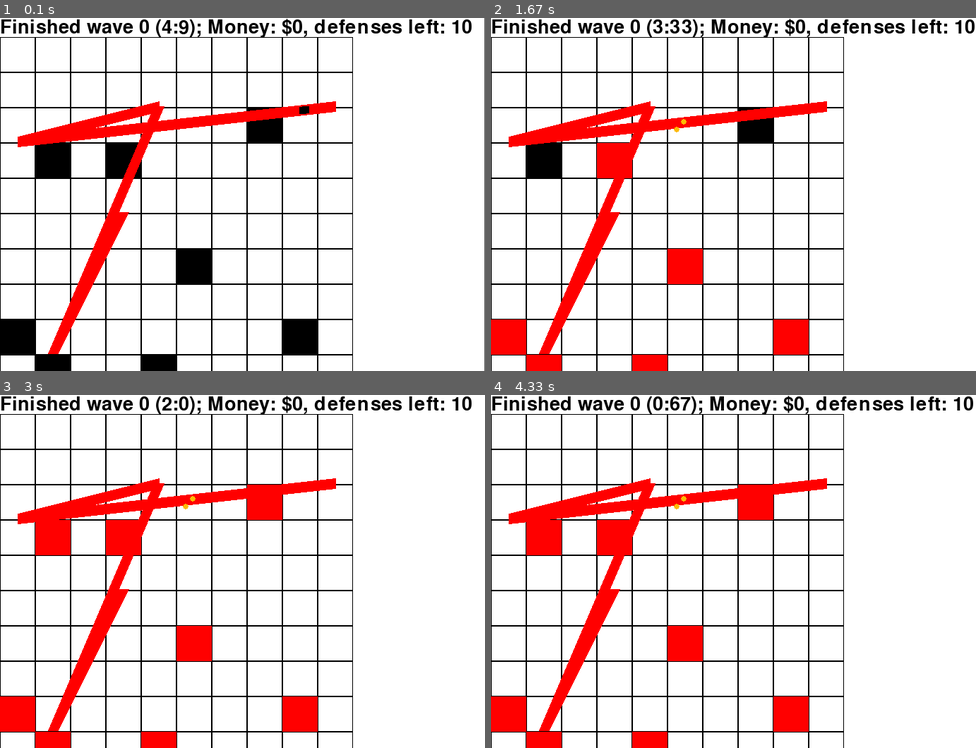
Above: before the commit, frames 1-4 (two rows, left to right).
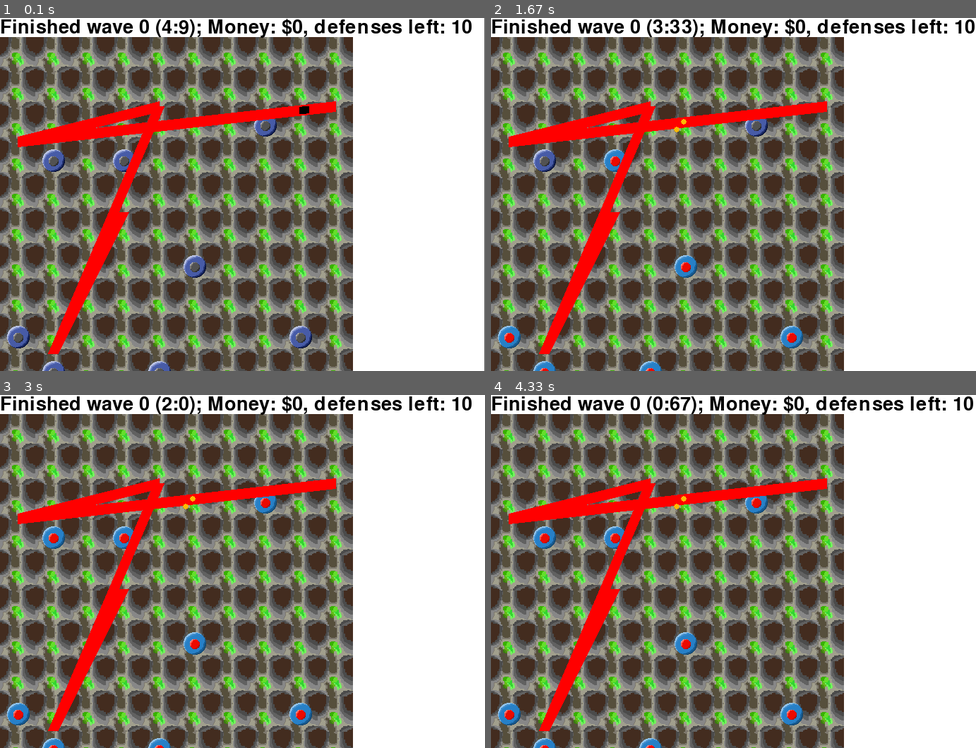
Above: after the commit, the same moments.

Repository: sillypantscoder/pygametowerdefense
Game: pygame game, started from main.py
Two runs of this game, one before a commit and one after it. Both use one fixed random seed, a clock stepped at 60 frames per second and the inputs below.
Inputs:
- Up to frame 1 (0.1 s): no input
- Up to frame 2 (1.67 s): no input
- Up to frame 3 (3 s): no input
- Up to frame 4 (4.33 s): no input

The runs differ from the first frame. In frame 1, 64% of the frame differs, in the area x 0-73%, y 5-100%; in frame 2, 64%; in frame 3, 64%; in frame 4, 64%.

Commit message:
Added textures!!!

Diff:
--- a/main.py
+++ b/main.py
@@ -118,6 +118,12 @@
 wave = False
 defense = 10
 money = 0
+headertext = FONT.render(f"{'Wave' if wave else 'Finished wave'} {wave_lvl} ({str(round(wave_time / 60, ndigits=2)).replace('.', ':')}); Money: $", True, BLACK)
+textures = {
+	"ground": pygame.transform.scale(pygame.image.load("ground.png"), (CELLSIZE, CELLSIZE)),
+	"tower_active": pygame.transform.scale(pygame.image.load("tower_active.png"), (CELLSIZE, CELLSIZE)),
+	"tower": pygame.transform.scale(pygame.image.load("tower.png"), (CELLSIZE, CELLSIZE))
+}
 
 c = pygame.time.Clock()
 running = True
@@ -143,10 +149,14 @@
 	for x in range(len(BOARD)):
 		for y in range(len(BOARD[x])):
 			cellrect = pygame.Rect(x * CELLSIZE, y * CELLSIZE, CELLSIZE, CELLSIZE)
+			board.blit(textures["ground"], cellrect)
 			if BOARD[x][y] == 0:
-				pygame.draw.rect(board, BLACK, cellrect, 1)
+				pass
+				#pygame.draw.rect(board, BLACK, cellrect, 1)
+				#board.blit(textures["ground"], cellrect)
 			elif BOARD[x][y] == 1:
-				pygame.draw.rect(board, RED, cellrect)
+				#pygame.draw.rect(board, RED, cellrect)
+				board.blit(textures["tower_active"], cellrect)
 				es = []
 				for e in entities:
 					if isinstance(e, Enemy): es.append(e)
@@ -158,7 +168,8 @@
 						e.die()
 						BOARD[x][y] = 99
 			elif BOARD[x][y] < 100:
-				pygame.draw.rect(board, BLACK, cellrect)
+				#pygame.draw.rect(board, BLACK, cellrect)
+				board.blit(textures["tower"], cellrect)
 				BOARD[x][y] -= 1
 	screen.blit(board, (0, FONTHEIGHT))
 	# Route
@@ -177,21 +188,22 @@
 		wave = not wave
 		if wave: wave_lvl += 1
 	# Text
-	t = FONT.render(f"{'Wave' if wave else 'Finished wave'} {wave_lvl} ({str(round(wave_time / 60, ndigits=2)).replace('.', ':')}); Money: ${money}, defenses left: {defense}", True, BLACK)
-	screen.blit(t, (0, 0))
-	if SCREENSIZE[0] < t.get_width():
-		SCREENSIZE[0] = t.get_width()
+	headertext = FONT.render(f"{'Wave' if wave else 'Finished wave'} {wave_lvl} ({str(round(wave_time / 60, ndigits=2)).replace('.', ':')}); Money: ${money}, defenses left: {defense}", True, BLACK)
+	screen.blit(headertext, (0, 0))
+	if SCREENSIZE[0] < headertext.get_width():
+		SCREENSIZE[0] = headertext.get_width()
 		screen = pygame.display.set_mode(SCREENSIZE, pygame.RESIZABLE)
 	if defense <= 0:
 		running = False
+	headertext = FONT.render(f"{'Wave' if wave else 'Finished wave'} {wave_lvl} ({str(round(wave_time / 60, ndigits=2)).replace('.', ':')}); Money: $", True, BLACK)
 	#pygame.draw.line(screen, BLACK, [cellno_to_pixel(e.prevpos[0]), cellno_to_pixel(e.prevpos[1])], [cellno_to_pixel(e.route[0][0]), cellno_to_pixel(e.route[0][1])], 1)
 	# Flip
 	pygame.display.flip()
 	c.tick(60)
 
 running = True
-t = FONT.render(f"You survived until wave {wave_lvl} and you had ${money}", True, BLACK)
-SCREENSIZE = [t.get_width(), t.get_height()]
+headertext = FONT.render(f"You survived until wave {wave_lvl} and you had ${money}", True, BLACK)
+SCREENSIZE = [headertext.get_width(), headertext.get_height()]
 screen = pygame.display.set_mode(SCREENSIZE, pygame.RESIZABLE)
 while running:
 	for event in pygame.event.get():
@@ -200,6 +212,6 @@
 		elif event.type == pygame.MOUSEBUTTONDOWN:
 			running = False
 	screen.fill(WHITE)
-	screen.blit(t, (0, 0))
+	screen.blit(headertext, (0, 0))
 	pygame.display.flip()
 	c.tick(60)
Binary file added: ground.png
Binary file added: tower.png
Binary file added: tower_active.png
